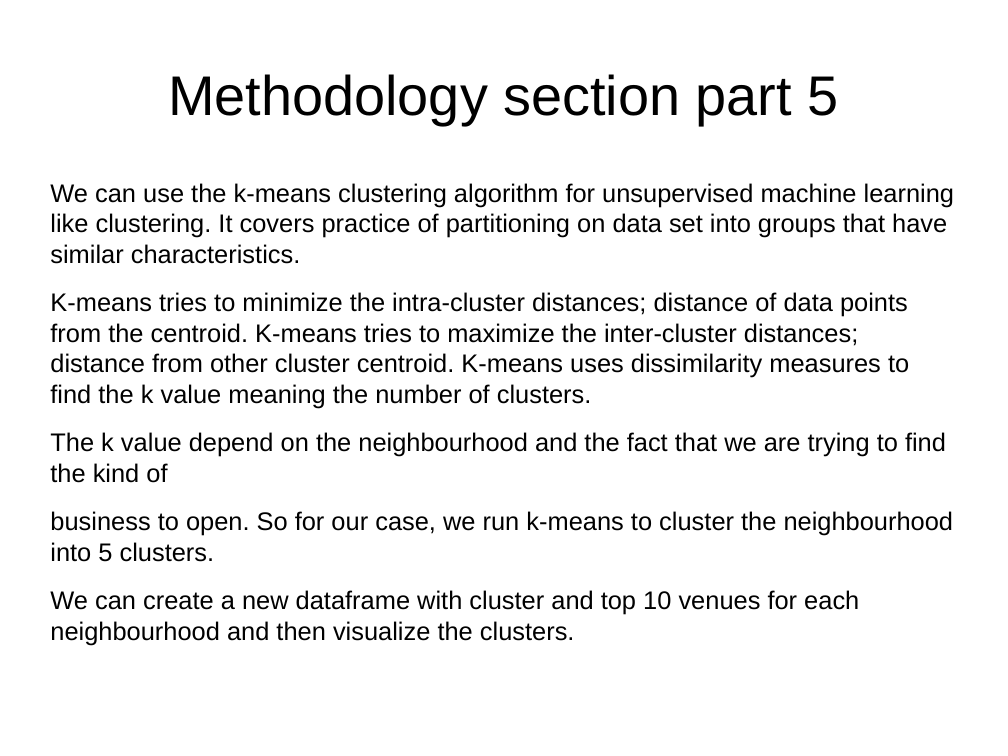
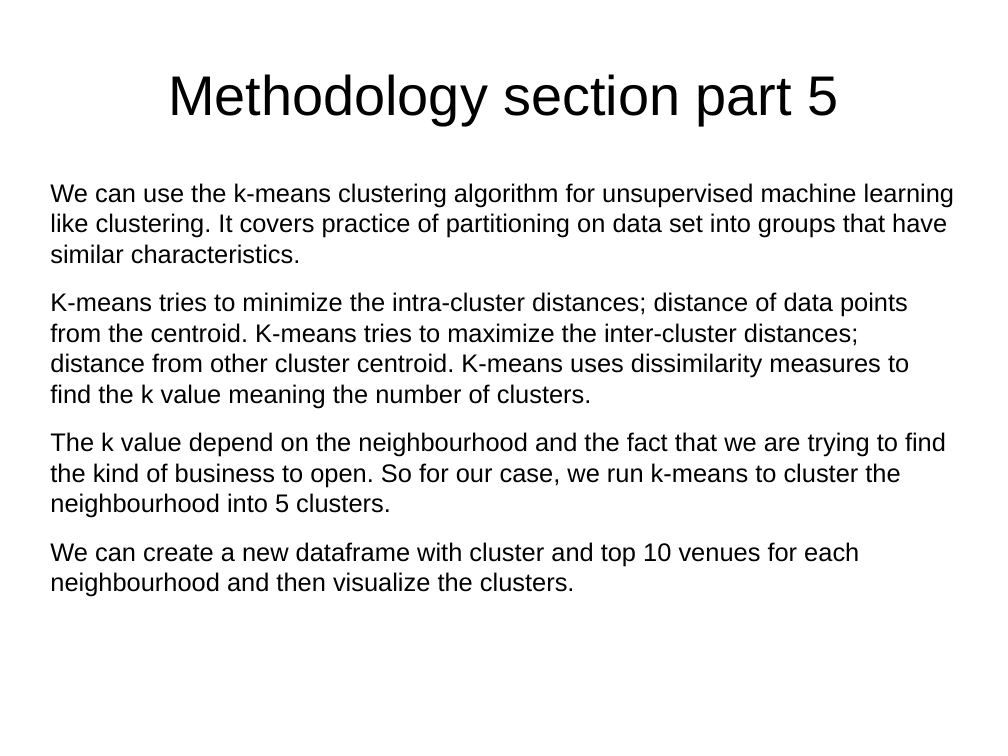
Before and after one commit to h7347/Coursera_Capstone, a slide deck: slide 12 of presentation.odp. Drawn at 1008x756 pixels with LibreOffice and Linux fonts; fonts in the diff are those of the drawing. Boxes give left, top, right and bottom in pixels: in the first picture for what was removed or moved away, otherwise in the second. Text is boxed around its words. In the diff, an @@ line names an element or a change of style, - is before the commit and + after.

```diff
--- a/presentation.odp
+++ b/presentation.odp
@@ text at <box>50,432,946,518</box>: text changed @@
-The k value depend on the neighbourhood and the fact that we are trying to find the kind of
-business to open. So for our case, we run k-means to cluster the neighbourhood into 5 clusters.
+The k value depend on the neighbourhood and the fact that we are trying to find the kind of business to open. So for our case, we run k-means to cluster the neighbourhood into 5 clusters.
```
Also in this commit, not shown: 1 slide added.
